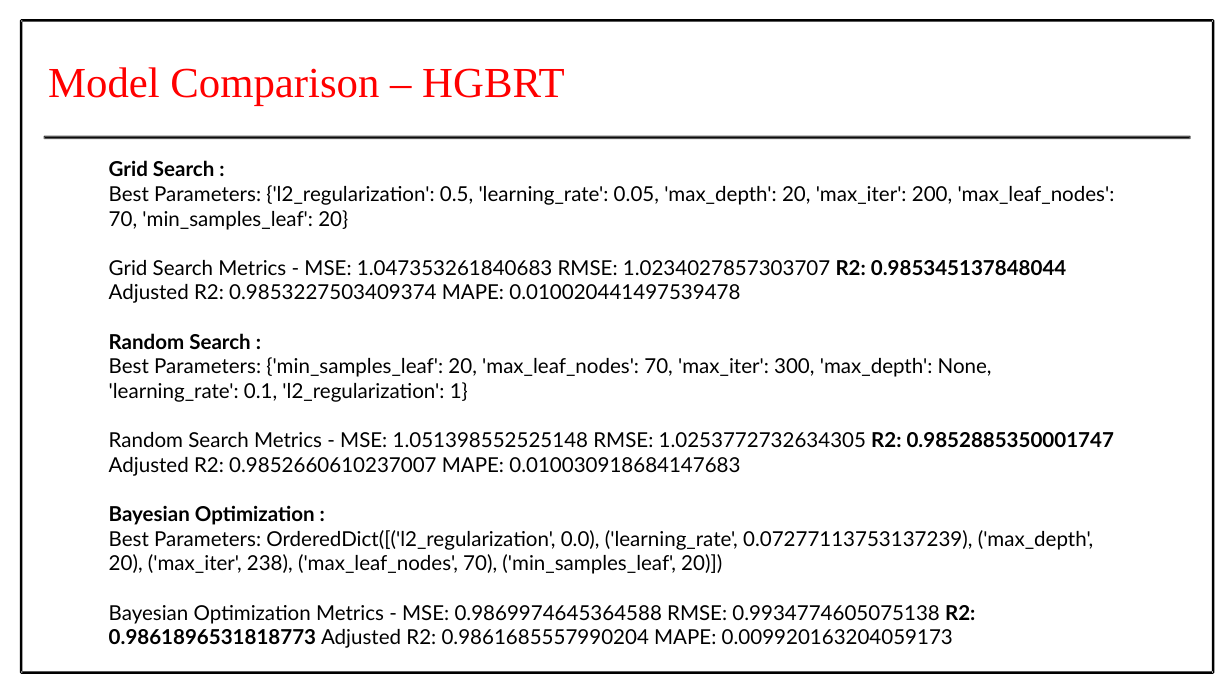
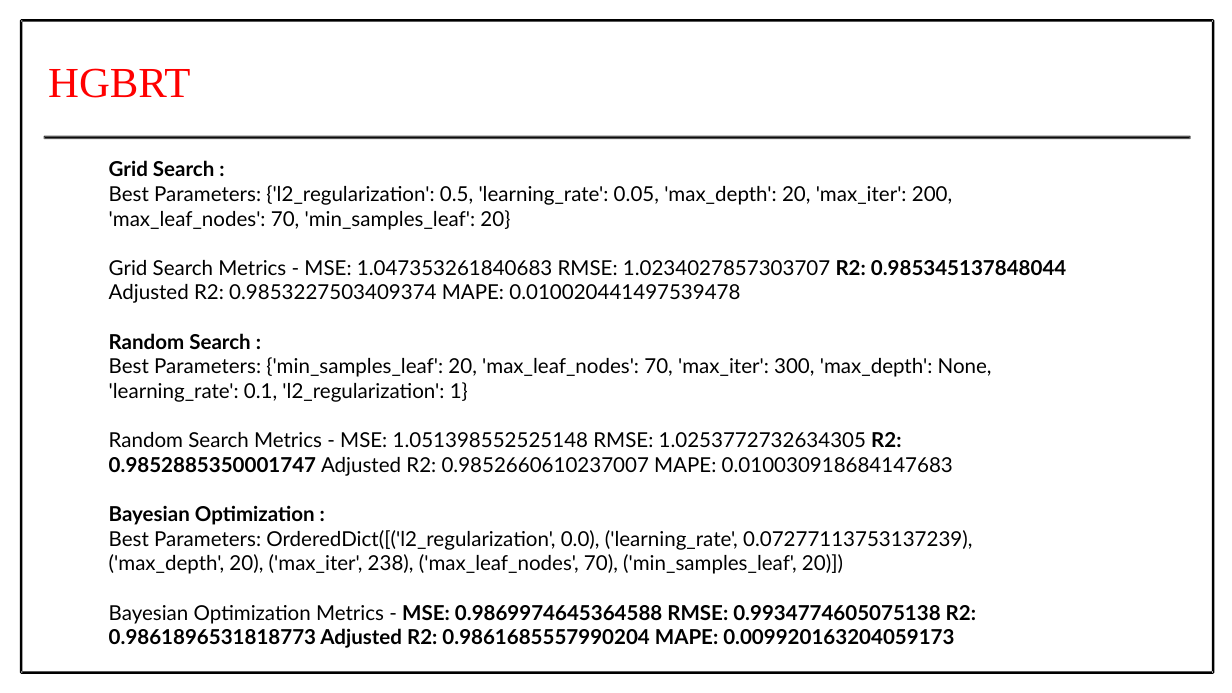
Before and after one commit to Prithiv-vijai/5g_MEC, a slide deck: slide 29 of Batch_4 IT-G2.pptx (slide 25 before the commit). Drawn at 1232x693 pixels with LibreOffice and Linux fonts; fonts in the diff are those of the drawing. Boxes give left, top, right and bottom in pixels: in the first picture for what was removed or moved away, otherwise in the second. Text is boxed around its words. In the diff, an @@ line names an element or a change of style, - is before the commit and + after.

Commit message:
first review change - categorised models (14 models)

```diff
--- a/Batch_4 IT-G2.pptx
+++ b/Batch_4 IT-G2.pptx
@@ text at (x1=48, y1=68, x2=190, y2=98): text changed @@
-Model Comparison – HGBRT
+HGBRT
@@ text at (x1=109, y1=605, x2=976, y2=648): bold on in "MSE: 0.9869974645364588 RMSE: 0.9934774605075138 Adjusted R2 ..." @@
```
Also in this commit, not shown: 6 other slides changed, 4 slides added, 27 other files.
